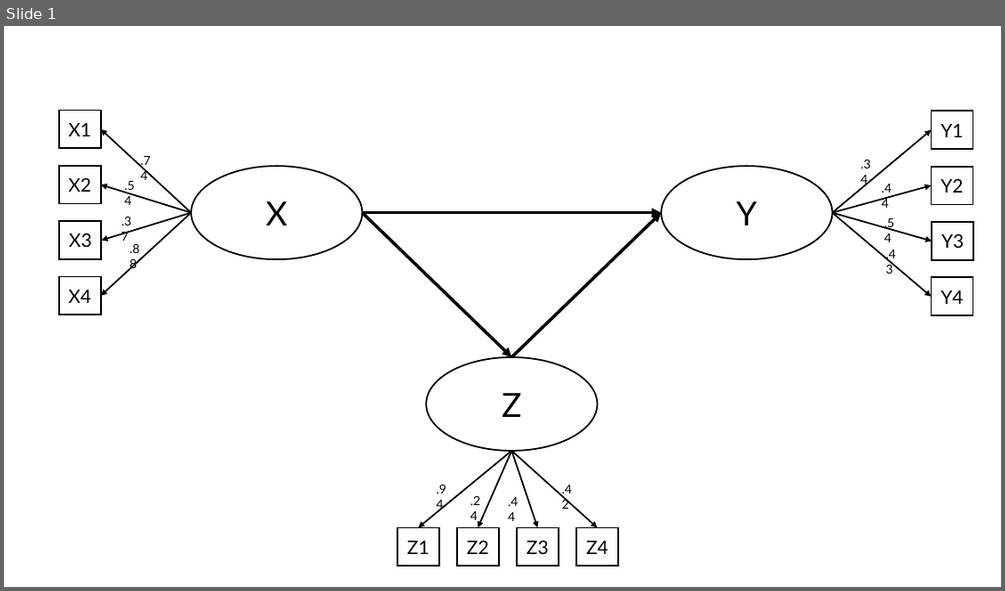
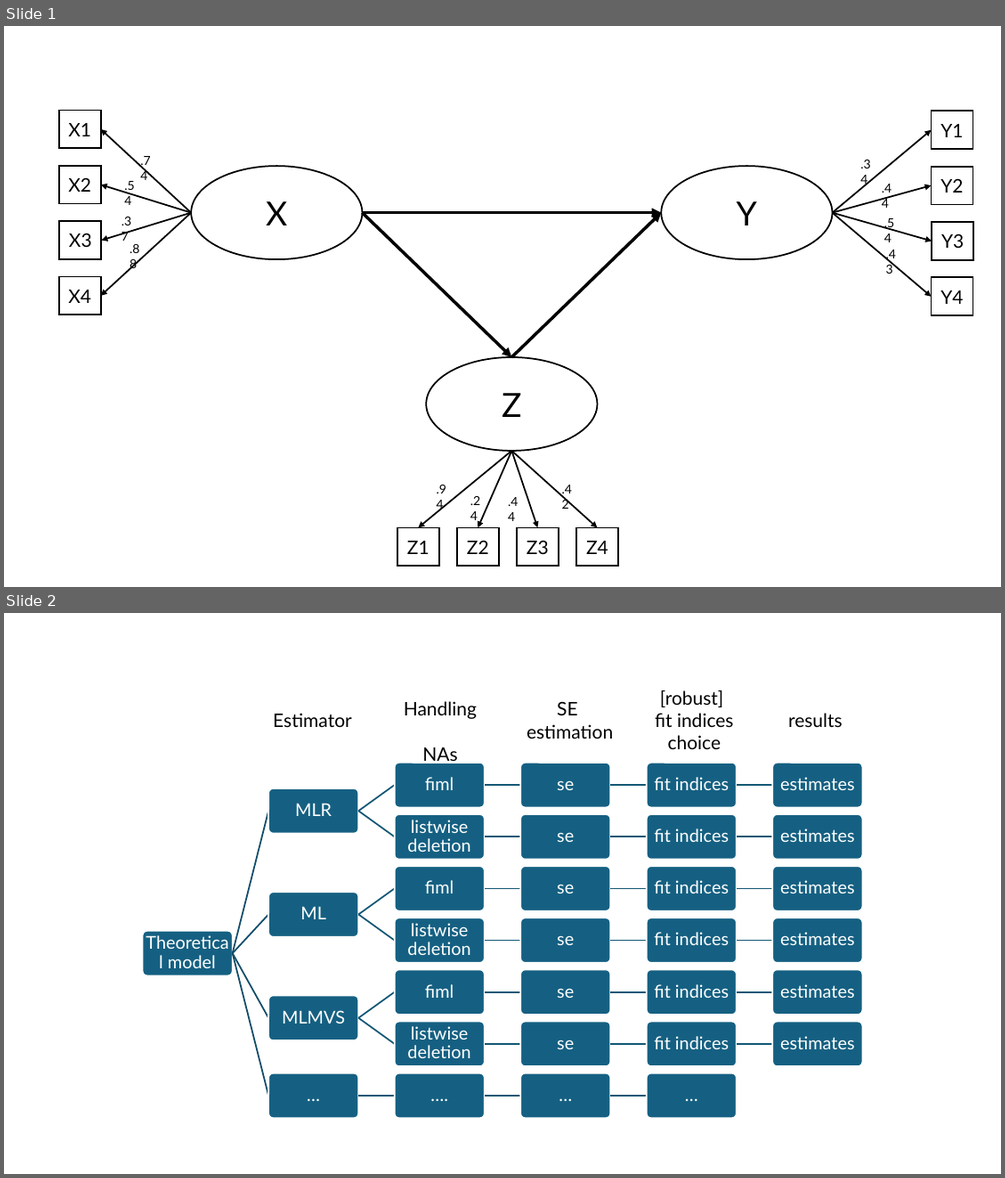
Before and after one commit to feracotommaso/SEM-phd-course, a slide deck: assets/images/_modelplots.pptx. Shown one above the other, each under a label of ours: slide 1 before the commit, slides 1 and 2 after it. The pictures are 1005x591 and 1005x1178 pixels, drawn with LibreOffice and Linux fonts; fonts in the diff are those of the drawing. Boxes give left, top, right and bottom in pixels: in the first picture for what was removed or moved away, otherwise in the second. Text is boxed around its words. In the diff, an @@ line names an element or a change of style, - is before the commit and + after.

```diff
--- a/assets/images/_modelplots.pptx
+++ b/assets/images/_modelplots.pptx
@@ slide 2 added at (4,613,1001,1174), background #FFFFFF @@
@@ text added at (655,690,734,749), 18 pt, text #000000 @@
+[robust]
+fit indices
+choice
@@ text added at (273,713,352,727), 18 pt, text #000000 @@
+Estimator
@@ text added at (404,701,477,765), 18 pt, text #000000 @@
+Handling
+NAs
@@ text added at (526,701,613,738), 18 pt, text #000000 @@
+SE
+estimation
@@ text added at (788,713,842,727), 18 pt, text #000000 @@
+results
@@ group added at (142,763,863,1118): 32 rounded rectangles, 32 texts, 31 freeform shapes @@
+Theoretical model
+MLR
+fiml
+se
+fit indices
+estimates
+listwise deletion
+se
+fit indices
+estimates
+ML
+fiml
+se
+fit indices
+estimates
+listwise deletion
+se
+fit indices
+estimates
+MLMVS
+fiml
+se
+fit indices
+estimates
+listwise deletion
+se
+fit indices
+estimates
+…
+….
+…
+…
```
Also in this commit, not shown: 59 other files.
